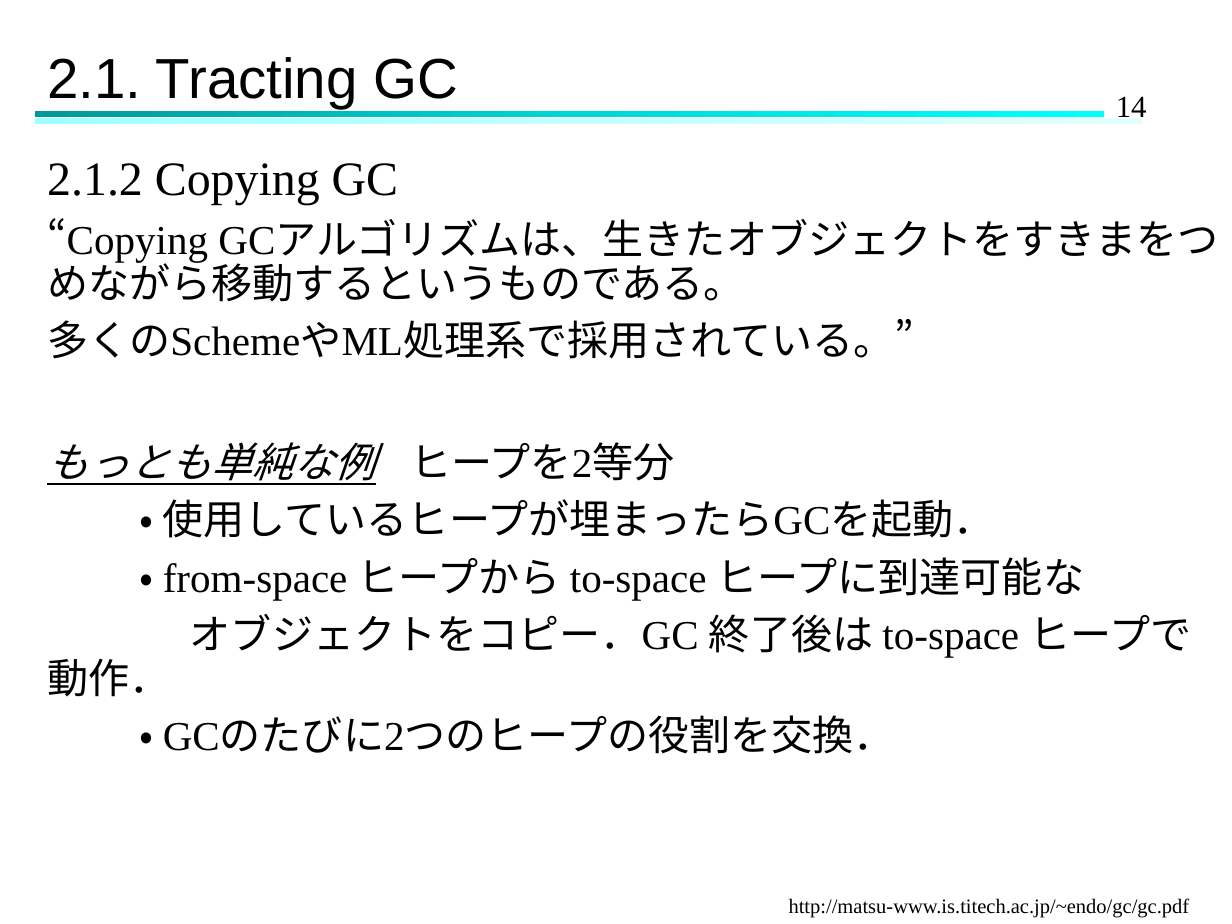
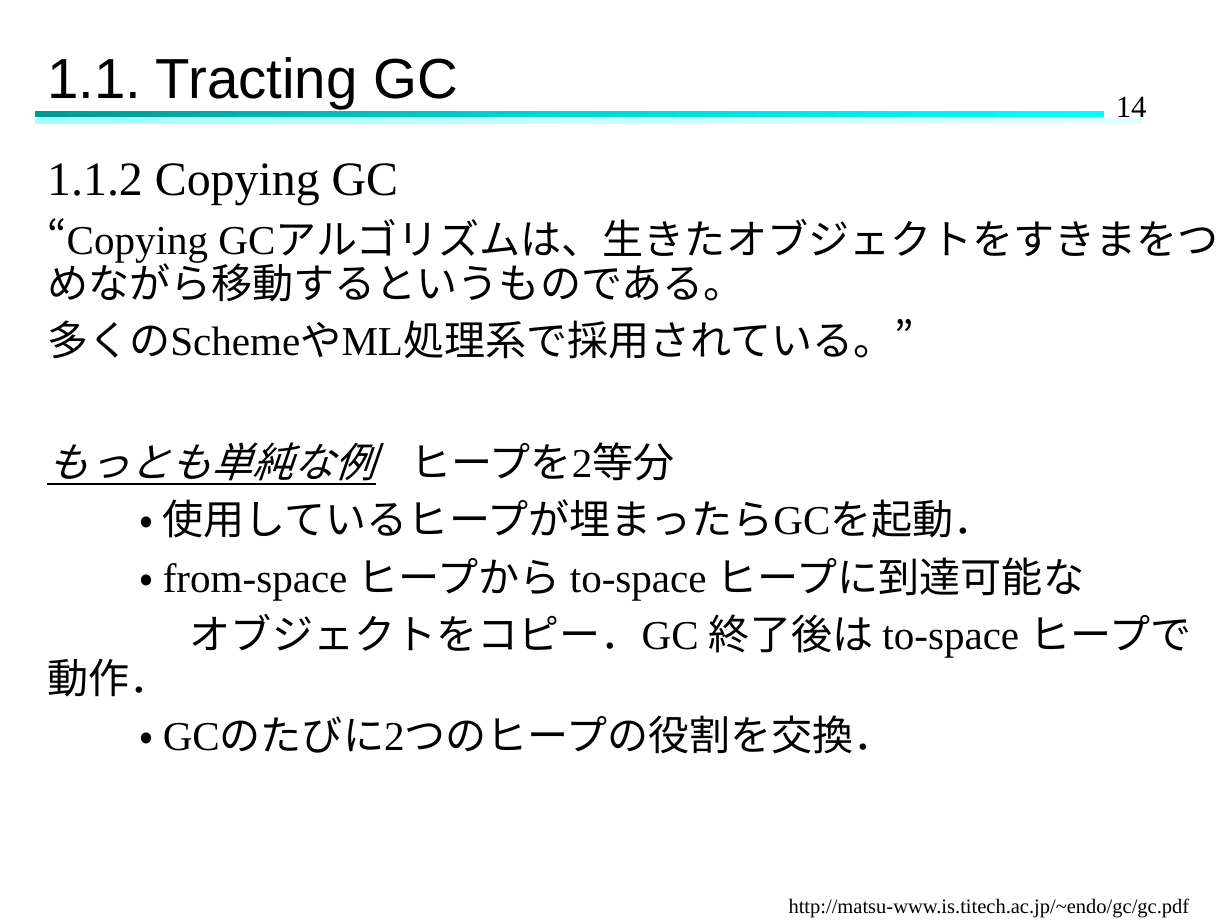
Before and after one commit to Hinata-Mikami/HinataMikami, a slide deck: slide 14 of 研究室関連/ゼミ/2024.11.27ゼミ.pptx. Drawn at 1232x924 pixels with LibreOffice and Linux fonts; fonts in the diff are those of the drawing. Boxes give left, top, right and bottom in pixels: in the first picture for what was removed or moved away, otherwise in the second. Text is boxed around its words. In the diff, an @@ line names an element or a change of style, - is before the commit and + after.

```diff
--- a/研究室関連/ゼミ/2024.11.27ゼミ.pptx
+++ b/研究室関連/ゼミ/2024.11.27ゼミ.pptx
@@ title at <box>47,57,458,108</box>: text changed @@
-2.1. Tracting GC
+1.1. Tracting GC
@@ text at <box>47,163,399,205</box>: text changed @@
-2.1.2 Copying GC
+1.1.2 Copying GC
```
Also in this commit, not shown: 20 other slides changed, 7 slides added.
